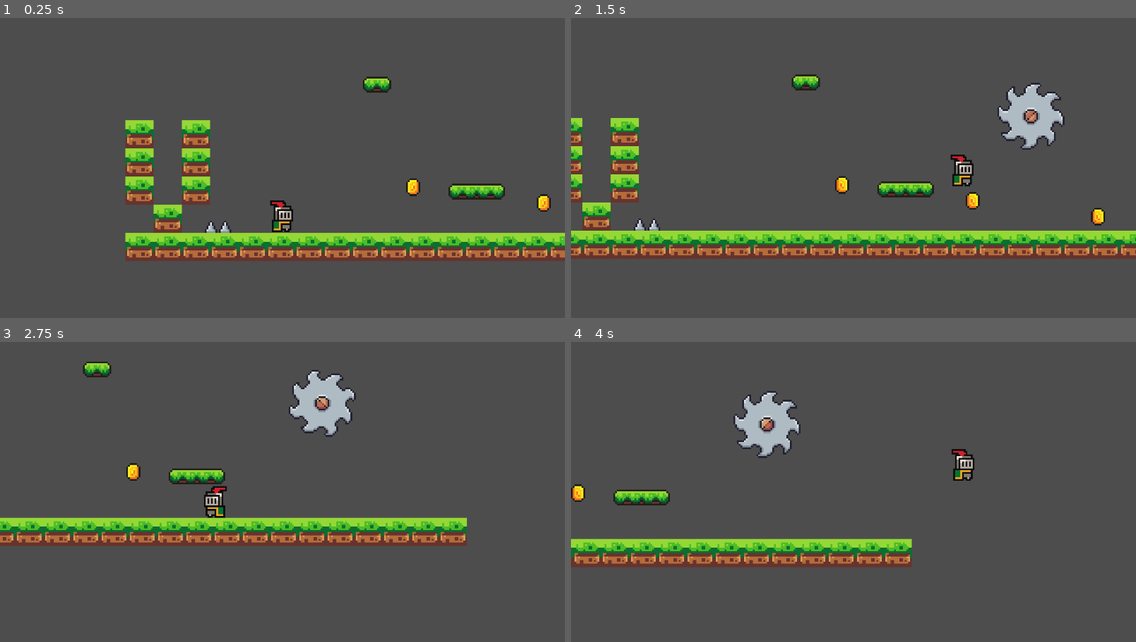
Above: before the commit, frames 1-4 (two rows, left to right).
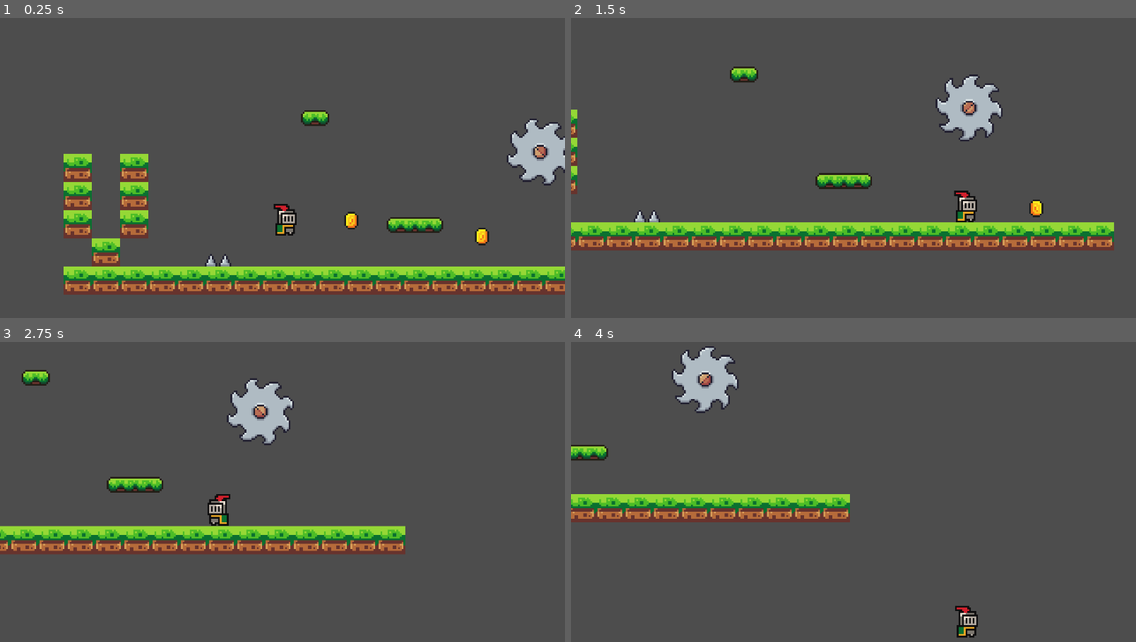
Above: after the commit, the same moments.

Repository: Parth-Agrawal2412/knight_on_the_platform_Source_code
Game: Godot game, scene res://Scenes/game.tscn
Same seed, same stepped clock (60 frames per second), same inputs: the game is played once before the commit and once after it.
Inputs:
- Up to frame 1 (0.25 s): no input
- Up to frame 2 (1.5 s): hold Right (Right) from 0.53 s (still down); tap Space (Jump) at 0.77 s
- Up to frame 3 (2.75 s): tap Space (Jump) at 1.52 s; release Right (Right) at 2.03 s; hold Left (Left) from 2.03 s (still down)
- Up to frame 4 (4 s): release Left (Left) at 2.78 s; hold Right (Right) from 2.78 s (still down); tap Space (Jump) at 3.02, 3.77 s

The runs differ from the first frame. In frame 1, 25% of the frame differs, in the area x 11-100%, y 19-93%; in frame 2, 20%; in frame 3, 15%; in frame 4, 15%.

Commit message:
Change player position

Diff:
--- a/Scenes/game.tscn
+++ b/Scenes/game.tscn
@@ -72,9 +72,10 @@
 [node name="Game" type="Node2D" unique_id=2047081902]
 
 [node name="Player" parent="." unique_id=5701117 instance=ExtResource("1_ebmjs")]
-position = Vector2(89, 71)
+position = Vector2(126, 54)
 
 [node name="Camera2D" type="Camera2D" parent="Player" unique_id=1821391594]
+position = Vector2(-2, -2)
 position_smoothing_enabled = true
 position_smoothing_speed = 2.0
 
@@ -96,7 +97,7 @@
 position = Vector2(163, 86)
 
 [node name="Spikes" parent="." unique_id=465270913 instance=ExtResource("5_i6g32")]
-position = Vector2(53, 112)
+position = Vector2(88, 112)
 
 [node name="Coin3" parent="." unique_id=1658001081 instance=ExtResource("5_wowpa")]
 position = Vector2(308, 104)
--- a/Scenes/saw.tscn
+++ b/Scenes/saw.tscn
@@ -83,12 +83,12 @@
 [node name="Saw" type="Area2D" unique_id=465270913]
 script = ExtResource("1_4qbox")
 
-[node name="CollisionPolygon2D" type="CollisionPolygon2D" parent="." unique_id=797254364]
-polygon = PackedVector2Array(-5, -7, -9, 0, 8, 0, 4, -7)
-
 [node name="AnimatedSprite2D" type="AnimatedSprite2D" parent="." unique_id=2094617325]
 sprite_frames = SubResource("SpriteFrames_ql73s")
 animation = &"Revolve"
 autoplay = "Revolve"
 
+[node name="CollisionPolygon2D" type="CollisionPolygon2D" parent="." unique_id=811650519]
+polygon = PackedVector2Array(14, -14, 5, -19, -9, -17, -17, -7, -18, 1, -17, 11, -5, 18, 10, 16, 17, 4, 18, -6)
+
 [connection signal="body_entered" from="." to="." method="_on_body_entered"]
